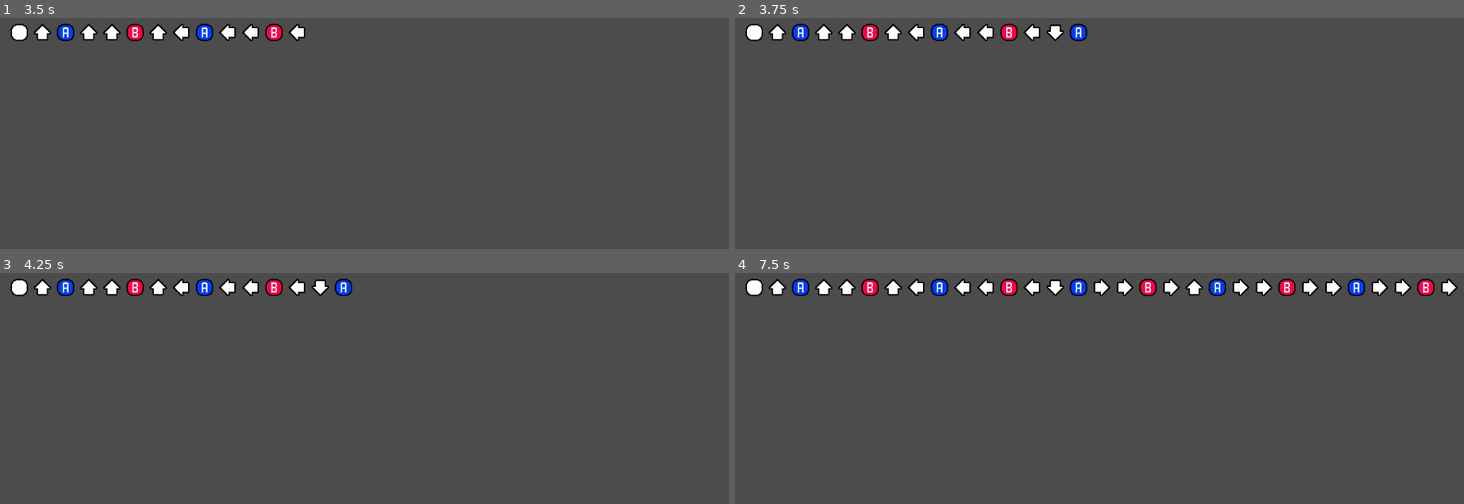
Above: before the commit, frames 1-4 (two rows, left to right).
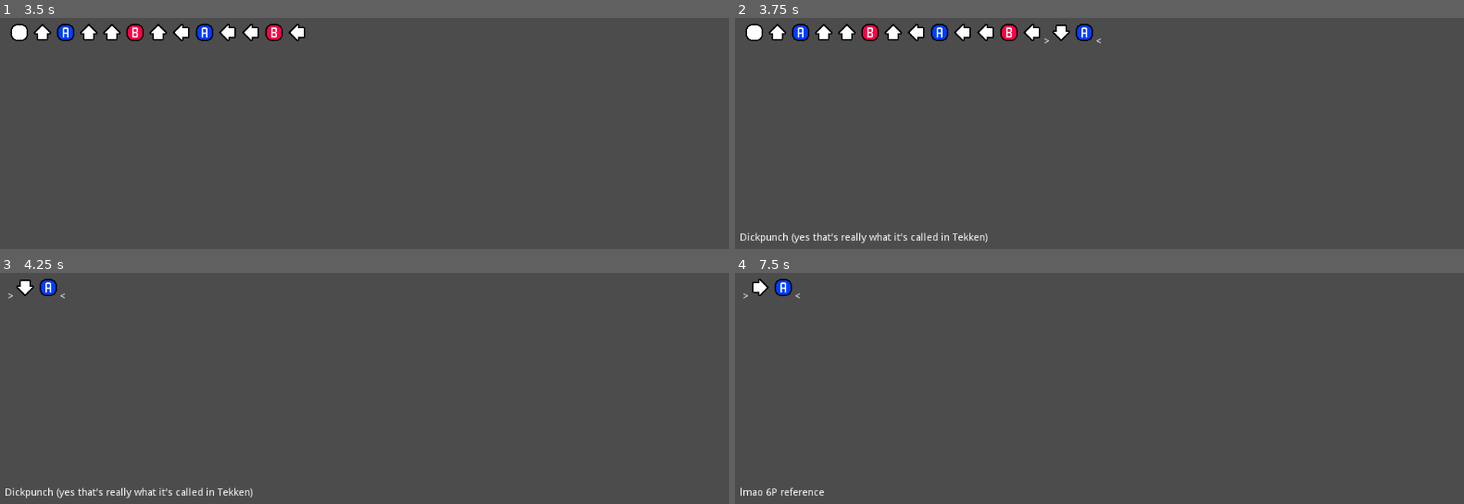
Above: after the commit, the same moments.

Repository: PistolRcks/flfa-project
Game: Godot game, scene res://debug/ComboTester.tscn
Two runs of this game, one before a commit and one after it. Both use one fixed random seed, a clock stepped at 60 frames per second and the inputs below. This scene is started directly instead of the project's main scene.
Inputs:
- Up to frame 1 (3.5 s): tap Enter at 0.5, 2 s; hold J (attack_a) 0.53-1.28 s; hold W (up) 0.53-2.03 s; tap Space at 1.25, 2.75 s; tap K (attack_b) at 1.35, 2.85 s; hold J (attack_a) 2.03-2.78 s; hold A (left) from 2.03 s (still down)
- Up to frame 2 (3.75 s): tap Enter at 3.5 s; release A (left) at 3.53 s; hold S (down) from 3.53 s (still down); hold J (attack_a) from 3.53 s (still down)
- Up to frame 3 (4.25 s): keep holding S (down); keep holding J (attack_a)
- Up to frame 4 (7.5 s): release S (down) at 4.28 s; release J (attack_a) at 4.28 s; hold D (right) 4.28-5.03 s; tap K (attack_b) at 4.35, 5.85, 7.35 s; tap Space at 5 s; hold W (up) 5.03-5.78 s; hold J (attack_a) 5.03-5.78 s; hold D (right) from 5.78 s (still down); hold J (attack_a) 6.53-7.28 s

Frame 1 is identical in both runs. In frame 2, 0.9% of the frame differs, in the area x 0-51%, y 2-98%; in frame 3, 2.5%; in frame 4, 4.2%, in the area x 0-100%, y 2-97%.

Commit message:
Controller support, and add in combos when we're testing

Diff:
--- a/project.godot
+++ b/project.godot
@@ -91,31 +91,37 @@
 right={
 "deadzone": 0.5,
 "events": [ Object(InputEventKey,"resource_local_to_scene":false,"resource_name":"","device":0,"alt":false,"shift":false,"control":false,"meta":false,"command":false,"pressed":false,"scancode":0,"physical_scancode":68,"unicode":0,"echo":false,"script":null)
+, Object(InputEventJoypadMotion,"resource_local_to_scene":false,"resource_name":"","device":0,"axis":0,"axis_value":1.0,"script":null)
  ]
 }
 left={
 "deadzone": 0.5,
 "events": [ Object(InputEventKey,"resource_local_to_scene":false,"resource_name":"","device":0,"alt":false,"shift":false,"control":false,"meta":false,"command":false,"pressed":false,"scancode":0,"physical_scancode":65,"unicode":0,"echo":false,"script":null)
+, Object(InputEventJoypadMotion,"resource_local_to_scene":false,"resource_name":"","device":0,"axis":0,"axis_value":-1.0,"script":null)
  ]
 }
 down={
 "deadzone": 0.5,
 "events": [ Object(InputEventKey,"resource_local_to_scene":false,"resource_name":"","device":0,"alt":false,"shift":false,"control":false,"meta":false,"command":false,"pressed":false,"scancode":0,"physical_scancode":83,"unicode":0,"echo":false,"script":null)
+, Object(InputEventJoypadMotion,"resource_local_to_scene":false,"resource_name":"","device":0,"axis":1,"axis_value":1.0,"script":null)
  ]
 }
 up={
 "deadzone": 0.5,
 "events": [ Object(InputEventKey,"resource_local_to_scene":false,"resource_name":"","device":0,"alt":false,"shift":false,"control":false,"meta":false,"command":false,"pressed":false,"scancode":0,"physical_scancode":87,"unicode":0,"echo":false,"script":null)
+, Object(InputEventJoypadMotion,"resource_local_to_scene":false,"resource_name":"","device":0,"axis":1,"axis_value":-1.0,"script":null)
  ]
 }
 attack_a={
 "deadzone": 0.5,
 "events": [ Object(InputEventKey,"resource_local_to_scene":false,"resource_name":"","device":0,"alt":false,"shift":false,"control":false,"meta":false,"command":false,"pressed":false,"scancode":0,"physical_scancode":74,"unicode":0,"echo":false,"script":null)
+, Object(InputEventJoypadButton,"resource_local_to_scene":false,"resource_name":"","device":0,"button_index":2,"pressure":0.0,"pressed":false,"script":null)
  ]
 }
 attack_b={
 "deadzone": 0.5,
 "events": [ Object(InputEventKey,"resource_local_to_scene":false,"resource_name":"","device":0,"alt":false,"shift":false,"control":false,"meta":false,"command":false,"pressed":false,"scancode":0,"physical_scancode":75,"unicode":0,"echo":false,"script":null)
+, Object(InputEventJoypadButton,"resource_local_to_scene":false,"resource_name":"","device":0,"button_index":0,"pressure":0.0,"pressed":false,"script":null)
  ]
 }
 
--- a/util/ComboController.gd
+++ b/util/ComboController.gd
@@ -16,6 +16,20 @@
 
 var neutral_wait_timer = 0
 const NEUTRAL_WAIT_TIME = 0.016 # The amount of time to wait after inputting to register a neutral
+
+func _ready():
+	# For testing purposes, put in some sample combos;
+	# otherwise, combo_list should be filled by a player's combos
+	if get_tree().get_current_scene().get_name() == "ComboTester":
+		combo_list = [
+			["236.?A$", "Fireball"],		# Quartercircle Forward + A (additional char for ease of input)
+			["65?23.?A$", "Dragon Punch"],	# Z motion forward (optional neutral) + A (additional char for ease of input)
+			["G$", "Forward Grab"],
+			["5A$", "Punch"],				# Just A (technically neutral A)
+			["6A$", "lmao 6P reference"],	# Forward + A
+			["2A$", "Dickpunch (yes that's really what it's called in Tekken)"],	# Down + A (yes that is actually what it is called)
+			["5656$", "Forward Dash"],		# Doubletap Forward
+		]
 
 func _process(delta):
 	# Read inputs, convert into numpad notation (maybe this should be done player-side? will fix later)
